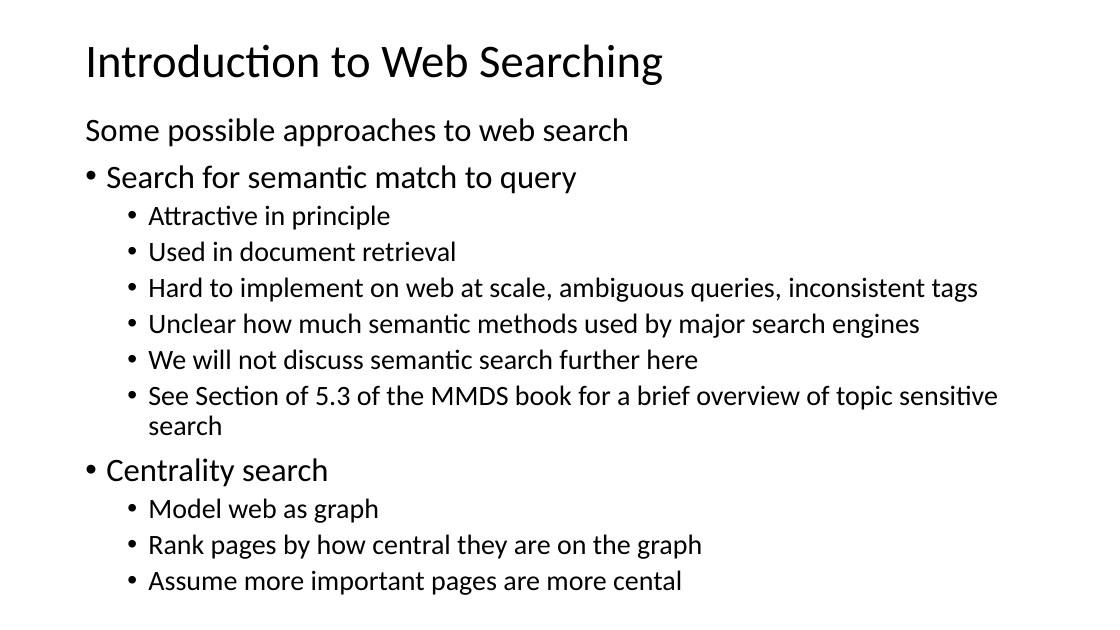
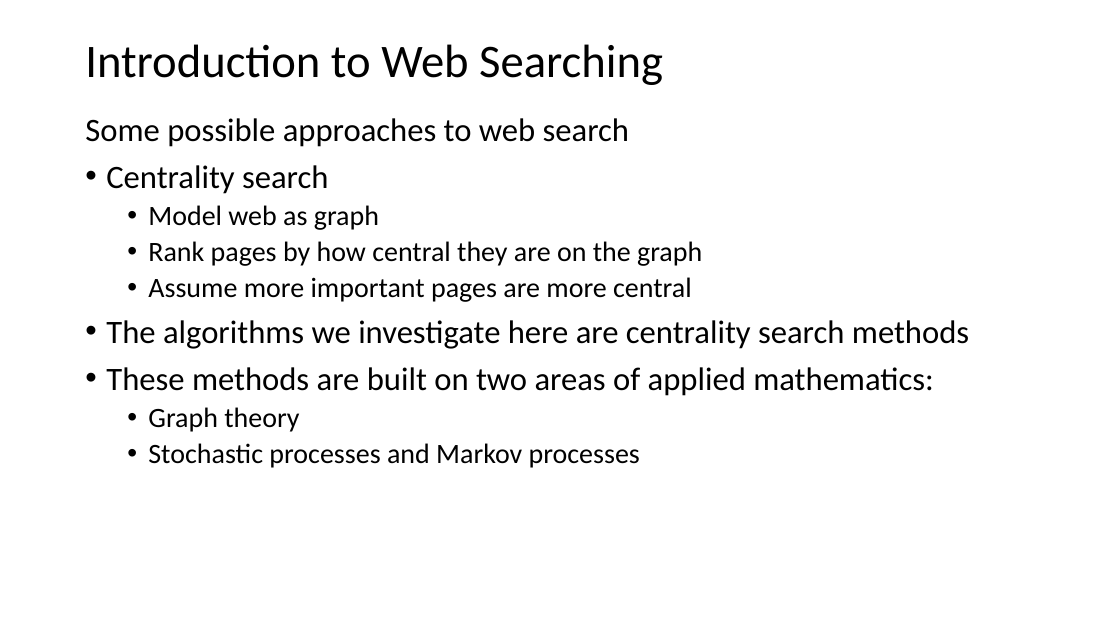
Before and after one commit to StephenElston/CSCI-E-108, a slide deck: slide 5 of slides/5_WebSearching.pptx (slide 3 before the commit). Drawn at 1120x630 pixels with LibreOffice and Linux fonts; fonts in the diff are those of the drawing. Boxes give left, top, right and bottom in pixels: in the first picture for what was removed or moved away, otherwise in the second. Text is boxed around its words. In the diff, an @@ line names an element or a change of style, - is before the commit and + after.

```diff
--- a/slides/5_WebSearching.pptx
+++ b/slides/5_WebSearching.pptx
@@ text at (x1=106, y1=165, x2=998, y2=436): paragraphs removed @@
-• Search for semantic match to query
-  • Attractive in principle
-  • Used in document retrieval
-  • Hard to implement on web at scale, ambiguous queries, inconsistent tags
-  • Unclear how much semantic methods used by major search engines
-  • We will not discuss semantic search further here
-  • See Section of 5.3 of the MMDS book for a brief overview of topic sensitive search
@@ text at (x1=106, y1=277, x2=969, y2=468): text changed; size 24 to 28 pt @@
-  • Assume more important pages are more cental
+  • Assume more important pages are more central
+• The algorithms we investigate here are centrality search methods
+• These methods are built on two areas of applied mathematics:
+  • Graph theory
+  • Stochastic processes and Markov processes
```
Also in this commit, not shown: 3 other slides changed, 2 slides added.
